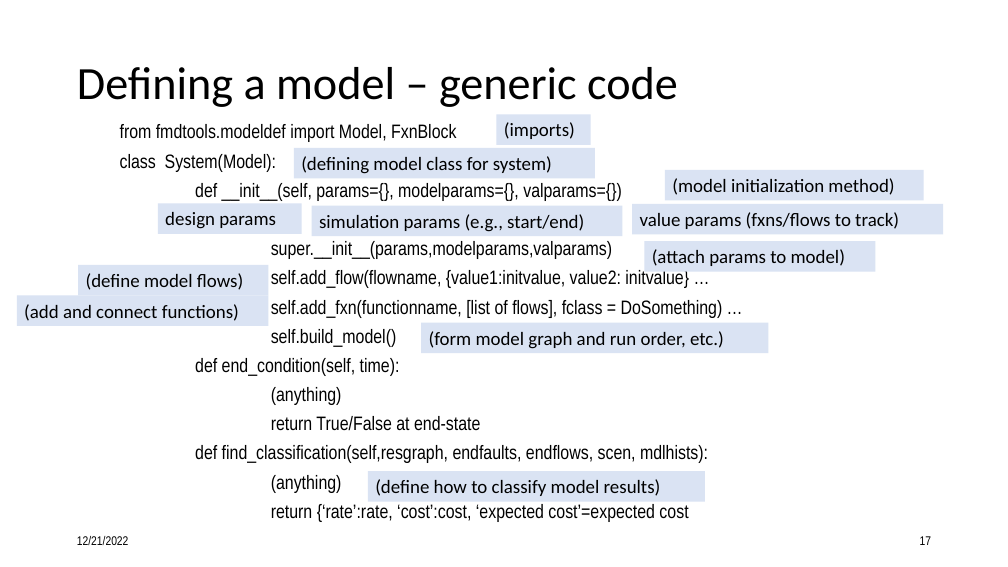
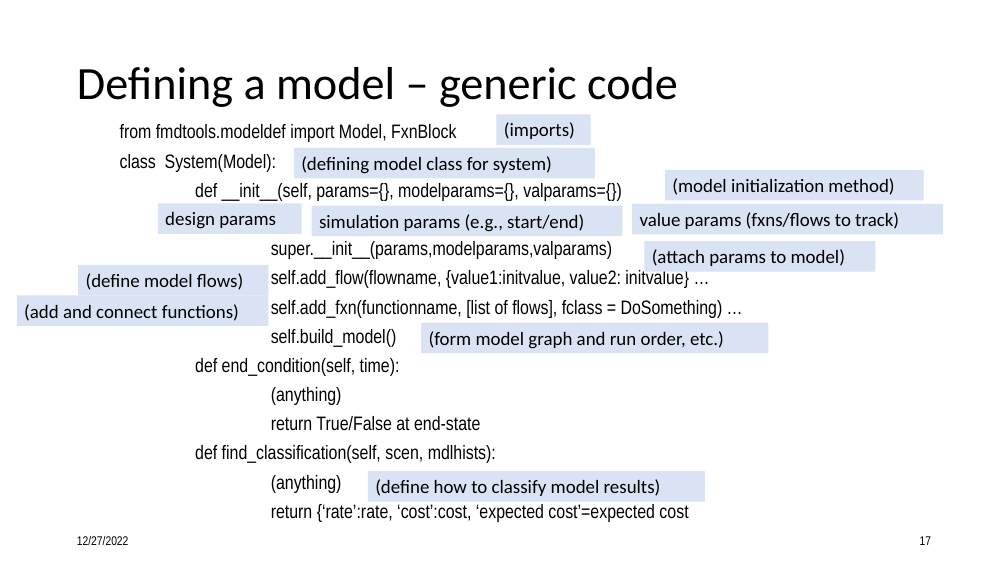
Before and after one commit to nasa/fmdtools, a slide deck: slide 17 of docs/Intro to fmdtools.pptx. Drawn at 1008x567 pixels with LibreOffice and Linux fonts; fonts in the diff are those of the drawing. Boxes give left, top, right and bottom in pixels: in the first picture for what was removed or moved away, otherwise in the second. Text is boxed around its words. In the diff, an @@ line names an element or a change of style, - is before the commit and + after.

```diff
--- a/docs/Intro to fmdtools.pptx
+++ b/docs/Intro to fmdtools.pptx
@@ text at (x1=195, y1=445, x2=496, y2=463): text changed @@
-def find_classification(self,resgraph, endfaults, endflows, scen, mdlhists):
+def find_classification(self, scen, mdlhists):
@@ text at (x1=77, y1=536, x2=129, y2=545): text changed @@
-12/21/2022
+12/27/2022
```
Also in this commit, not shown: 37 other slides changed, 1 other file.
